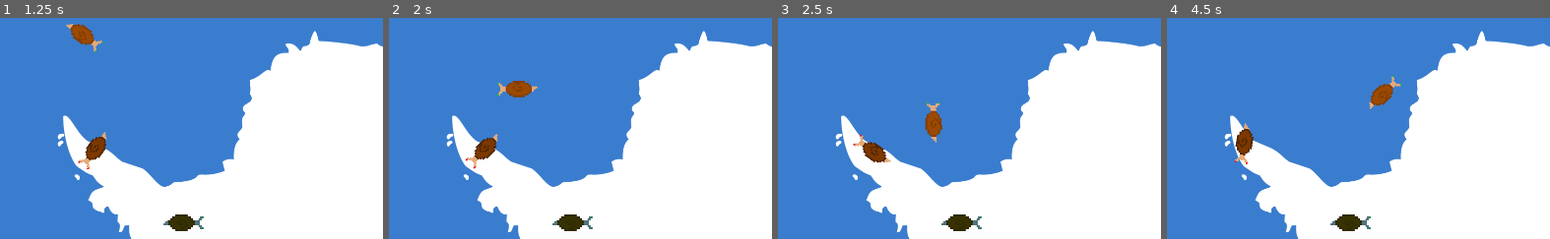
Above: before the commit, frames 1-4 (left to right).
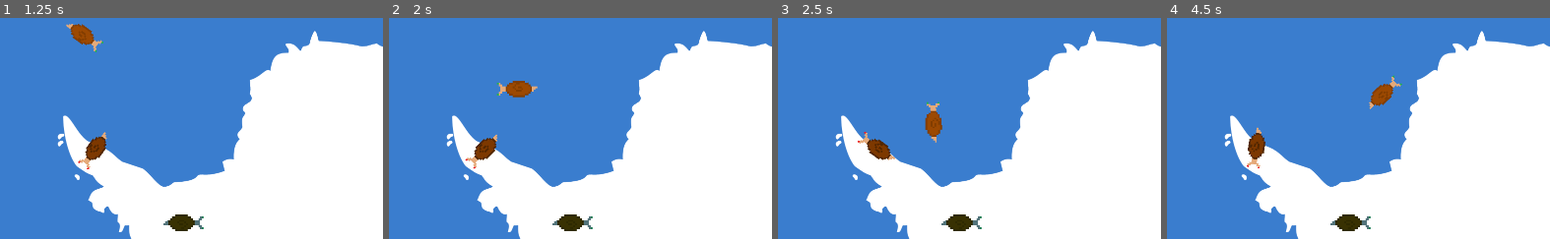
Above: after the commit, the same moments.

Repository: Travis16/Snails-on-ice
Game: Godot game, scene res://scenes/game.tscn
Same seed, same stepped clock (60 frames per second), same inputs: the game is played once before the commit and once after it.
Inputs:
- Up to frame 1 (1.25 s): hold Right (right1) from 0.53 s (still down); hold Space (boost, bound only after the commit) from 0.53 s (still down)
- Up to frame 2 (2 s): release Right (right1) at 1.28 s; release Space (boost, bound only after the commit) at 1.28 s; hold Down (down1) from 1.28 s (still down); tap Space (boost, bound only after the commit) at 1.35 s
- Up to frame 3 (2.5 s): release Down (down1) at 2.03 s; hold Right (right1) from 2.03 s (still down); hold Space (boost, bound only after the commit) from 2.03 s (still down)
- Up to frame 4 (4.5 s): release Right (right1) at 2.78 s; release Space (boost, bound only after the commit) at 2.78 s; hold Up (up1) 2.78-3.53 s; tap Space (boost, bound only after the commit) at 2.85, 4.35 s; hold Space (boost, bound only after the commit) 3.53-4.28 s; hold Left (left1) from 3.53 s (still down)
The pictures show only the part of the screen within x 0-50%, y 0-50%; the shares and areas given below are measured in that part.

Frame 1 is identical in both runs. In frame 2, less than 0.1% of the frame differs, in the area x 20-29%, y 52-68%; in frame 3, 0.6%; in frame 4, 1.0%, in the area x 17-26%, y 47-68%.

Commit message:
boost factor

Diff:
--- a/project.godot
+++ b/project.godot
@@ -67,3 +67,8 @@
 "events": [Object(InputEventKey,"resource_local_to_scene":false,"resource_name":"","device":-1,"window_id":0,"alt_press …(192 unchanged characters)…
 ]
 }
+boost={
+"deadzone": 0.5,
+"events": [Object(InputEventKey,"resource_local_to_scene":false,"resource_name":"","device":-1,"window_id":0,"alt_pressed":false,"shift_pressed":false,"ctrl_pressed":false,"meta_pressed":false,"pressed":false,"keycode":0,"physical_keycode":32,"key_label":0,"unicode":32,"location":0,"echo":false,"script":null)
+]
+}
--- a/scripts/playerChar.gd
+++ b/scripts/playerChar.gd
@@ -1,12 +1,14 @@
 extends CharacterBody2D
 
-const ELASTICITY = 0.8
+const ELASTICITY = 0.9
 var ACCEL = 800;
 var BRAKE_FORCE = 600;
 var MAX_SPD = 1000;
 var DECEL = 200;
 const ROTATION_SPEED = 3;
 const INPUT_DELAY = 0.5; # starts at 1, it is an inverse scale factor (ie 0.5 is double delay)
+
+var boost_factor = 1; # this is a factor which will boost enemies that you hit
 
 var rng = RandomNumberGenerator.new()
 var colour;
@@ -51,6 +53,10 @@
 		else:
 			speed = min(0, speed + (DECEL * delta))
 
+	if Input.is_action_pressed("boost"):
+		boost_factor = 3;
+	else:
+		boost_factor = 1
 	# Slight decceleration upon turning
 	if speed > 0:
 		speed = max(0, speed - abs(rotation_direction))
@@ -68,4 +74,4 @@
 		speed = 0 # reset speed of bike to 0
 		var collision_body = collision_info.get_collider();
 		if("MAX_SPD" in collision_body): # if collided NOT with the wall, but another snail
-			collision_body.velocity = velocity.bounce(collision_info.get_normal()) * ELASTICITY
+			collision_body.velocity = velocity.bounce(collision_info.get_normal()) * ELASTICITY * boost_factor
